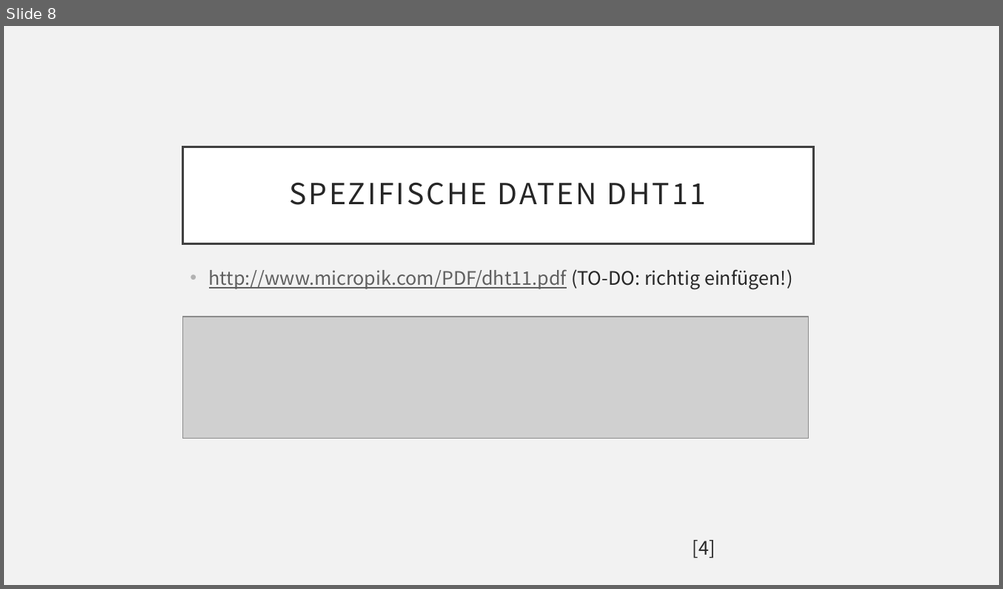
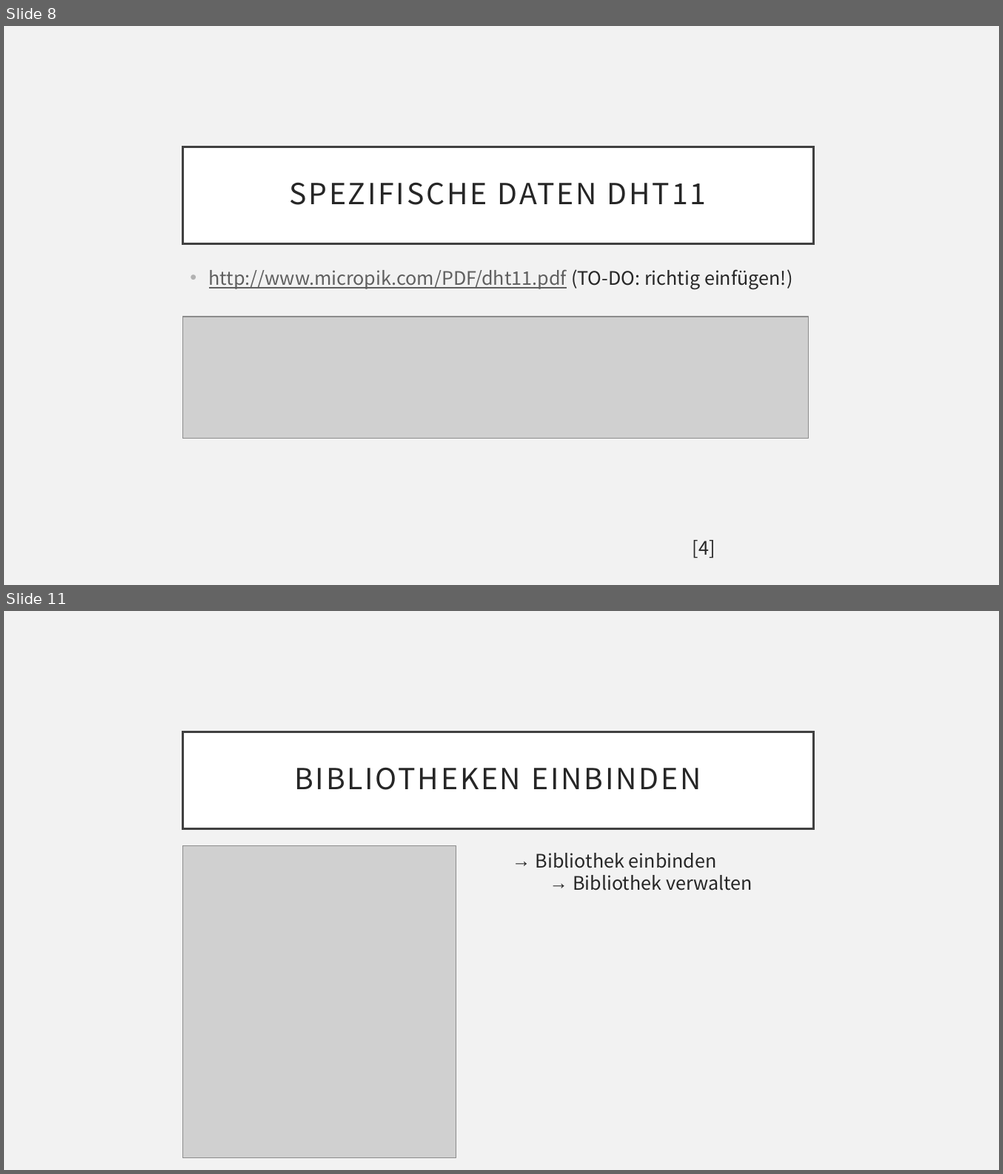
Before and after one commit to ProjektlaborEmbeddedSecurity/Presentation, a slide deck: PES.pptx. Shown one above the other, each under a label of ours: slide 8 before the commit, slides 8 and 11 after it; the slides between them are not shown. The pictures are 1003x589 and 1003x1174 pixels, drawn with LibreOffice and Linux fonts; fonts in the diff are those of the drawing; grey boxes stand for pictures; background and template pictures are left out. Boxes give left, top, right and bottom in pixels: in the first picture for what was removed or moved away, otherwise in the second. Text is boxed around its words. In the diff, an @@ line names an element or a change of style, - is before the commit and + after.

```diff
--- a/PES.pptx
+++ b/PES.pptx
@@ slide 11 added at (4, 611, 999, 1170), background #F2F2F2 @@
@@ title added at (182, 732, 813, 829), fill #FFFFFF, outline #404040 2.5 pt, 28 pt, text #262626 @@
+BIBLIOTHEKEN EINBINDEN
@@ picture added at (182, 846, 456, 1159) @@
@@ text added at (535, 853, 752, 891), 18 pt, text #262626 @@
+→ Bibliothek einbinden
+  → Bibliothek verwalten
```
Also in this commit, not shown: 7 slides changed, 6 other slides added, 1 slide removed.
